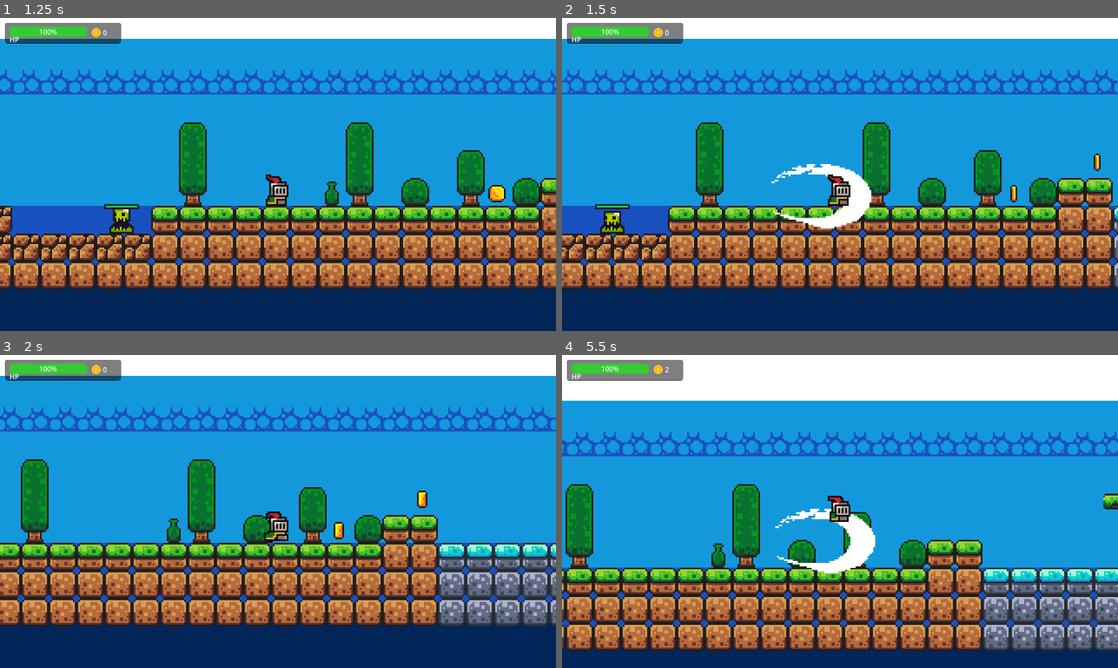
Above: before the commit, frames 1-4 (two rows, left to right).
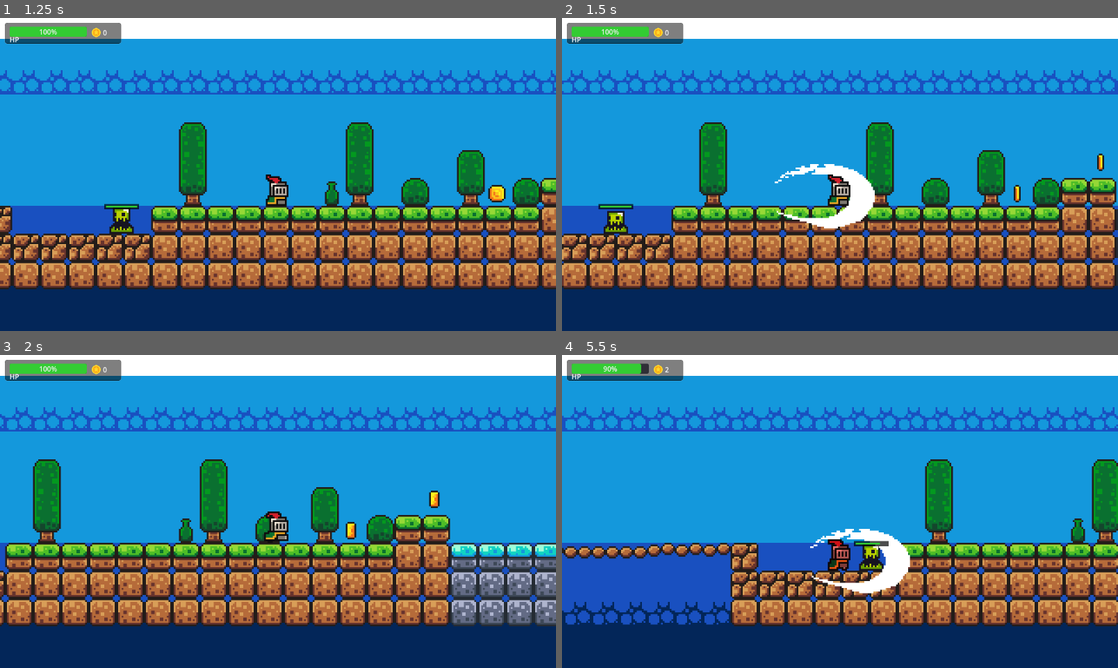
Above: after the commit, the same moments.

Repository: Kacprr/ThesisGameProject
Game: Godot game, scene res://Scenes/main_menu.tscn
Same seed, same stepped clock (60 frames per second), same inputs: the game is played once before the commit and once after it.
Inputs:
- Up to frame 1 (1.25 s): click "Play" at 0.5 s
- Up to frame 2 (1.5 s): hold Right (move_right) from 1.28 s (still down); hold Z (attack) from 1.28 s (still down)
- Up to frame 3 (2 s): keep holding Right (move_right); keep holding Z (attack); tap Space (jump) at 1.52 s
- Up to frame 4 (5.5 s): release Z (attack) at 2.03 s; tap Z (attack) at 2.1, 3.6, 5.3 s; tap Space (jump) at 2.27, 3.77, 4.52, 5.27 s; release Right (move_right) at 2.78 s; hold Z (attack) 2.78-3.53 s; hold Left (move_left) 2.78-5.03 s; tap Shift (dash) at 2.85, 5.1 s; hold Z (attack) 4.28-5.03 s; hold Right (move_right) from 5.03 s (still down)

Frame 1 is identical in both runs. In frame 2, 21% of the frame differs, in the area x 0-100%, y 16-87%; in frame 3, 26%; in frame 4, 52%, in the area x 0-100%, y 2-95%.

Commit message:
Feat: Knockback On Player , Invulnerability Timer Fix
- Invulnerability timer have been decreased and fixed causing bug the player not been getting hit by slime if standing still beside it.
- New knockback feature on player after getting hit by slime. We need to globalize the methods for further mobs!

Diff:
--- a/ruinsofnorth/Scenes/player.tscn
+++ b/ruinsofnorth/Scenes/player.tscn
@@ -265,10 +265,14 @@
 wait_time = 0.5
 
 [node name="InvulnTimer" type="Timer" parent="."]
-wait_time = 1.5
+wait_time = 0.8
 one_shot = true
 
 [node name="AttackCooldownTimer" type="Timer" parent="."]
+one_shot = true
+
+[node name="KnockbackTimer" type="Timer" parent="."]
+wait_time = 0.15
 one_shot = true
 
 [node name="JumpSound" type="AudioStreamPlayer2D" parent="."]
@@ -283,3 +287,4 @@
 [connection signal="timeout" from="DashTimer" to="." method="_on_dash_timer_timeout"]
 [connection signal="timeout" from="InvulnTimer" to="." method="_on_invuln_timer_timeout"]
 [connection signal="timeout" from="AttackCooldownTimer" to="." method="_on_attack_cooldown_timer_timeout"]
+[connection signal="timeout" from="KnockbackTimer" to="." method="_on_knockback_timer_timeout"]
--- a/ruinsofnorth/Scripts/attack.gd
+++ b/ruinsofnorth/Scripts/attack.gd
@@ -21,7 +21,6 @@
 		return
 	if _recent_hits.has(body):
 		return
-	print("Attack hit: ", body.name)
 	if body.is_in_group("enemies"):
 		if body.has_method("take_damage"):
 			var knockback_direction: Vector2 = (body.global_position - global_position).normalized()
--- a/ruinsofnorth/Scripts/player.gd
+++ b/ruinsofnorth/Scripts/player.gd
@@ -1,12 +1,12 @@
 extends CharacterBody2D
 
-var SPEED = 130.0
+var SPEED = 120.0
 const JUMP_VELOCITY = -300.0
 var health = 10
 var is_invulnerable = false
 var jumps_left: int = 1 # Start with 1 extra jump (for a total of 2)
 
-const ATTACK_COOLDOWN = 0.35 # cooldown time in sec
+const ATTACK_COOLDOWN = 0.4 # cooldown time in sec
 var can_attack = true
 
 enum PlayerState {
@@ -14,6 +14,7 @@
 	JUMP,
 	DASH,
 	RUN,
+	STUNNED,
 }
 
 var current_State
@@ -28,6 +29,7 @@
 @onready var dash_sound: AudioStreamPlayer2D = $DashSound
 @onready var hurt_sound: AudioStreamPlayer2D = $HurtSound
 @onready var attack_cooldown_timer: Timer = $AttackCooldownTimer
+@onready var knockback_timer: Timer = $KnockbackTimer
 
 
 func _ready():
@@ -38,6 +40,12 @@
 
 func _physics_process(_delta: float) -> void:
 	const DASH_SPEED = 200.0
+
+	if current_State == PlayerState.STUNNED:
+		velocity.y += gravity * _delta
+		move_and_slide()
+		return
+
 	# Add the gravity.
 	if !is_on_floor():
 		if current_State != PlayerState.DASH:
@@ -139,7 +147,6 @@
 	current_State = PlayerState.IDLE
 
 func die():
-	print("You died!")
 	get_tree().call_deferred("reload_current_scene")
 
 
@@ -149,7 +156,6 @@
 
 	health -= amount
 	emit_signal("health_changed", health)
-	print("Player took damage. Health: ", health)
 
 	hurt_sound.play()
 
@@ -159,10 +165,16 @@
 
 	# Apply knockback
 	if knockback != Vector2.ZERO:
-		velocity += knockback
+		apply_knockback(knockback, 0.15)
 
 	if health <= 0:
 		die()
+
+func apply_knockback(knocback_vector: Vector2, stun_duration: float):
+	current_State = PlayerState.STUNNED
+	velocity = knocback_vector
+	knockback_timer.wait_time = stun_duration
+	knockback_timer.start()
 
 func heal(amount: int):
 	health = min(health + amount, 10)
@@ -171,3 +183,6 @@
 func _on_invuln_timer_timeout() -> void:
 	is_invulnerable = false
 	modulate = Color(1, 1, 1) # Reset tint
+
+func _on_knockback_timer_timeout() -> void:
+	current_State = PlayerState.IDLE
--- a/ruinsofnorth/Scripts/slime.gd
+++ b/ruinsofnorth/Scripts/slime.gd
@@ -74,12 +74,11 @@
 		animated_sprite.play("attack")
 
 func _on_damage_area_body_entered(body):
-	print("DamageArea triggered by: ", body.name)
 	if body.is_in_group("Player") and can_attack:
 		if body.has_method("take_damage"):
 			state = State.ATTACKING
 			can_attack = false
-			var knockback = (body.global_position - global_position).normalized() * 200
+			var knockback = (body.global_position - global_position).normalized() * 100
 			body.take_damage(1, knockback)
 			attack_timer.start()
 
